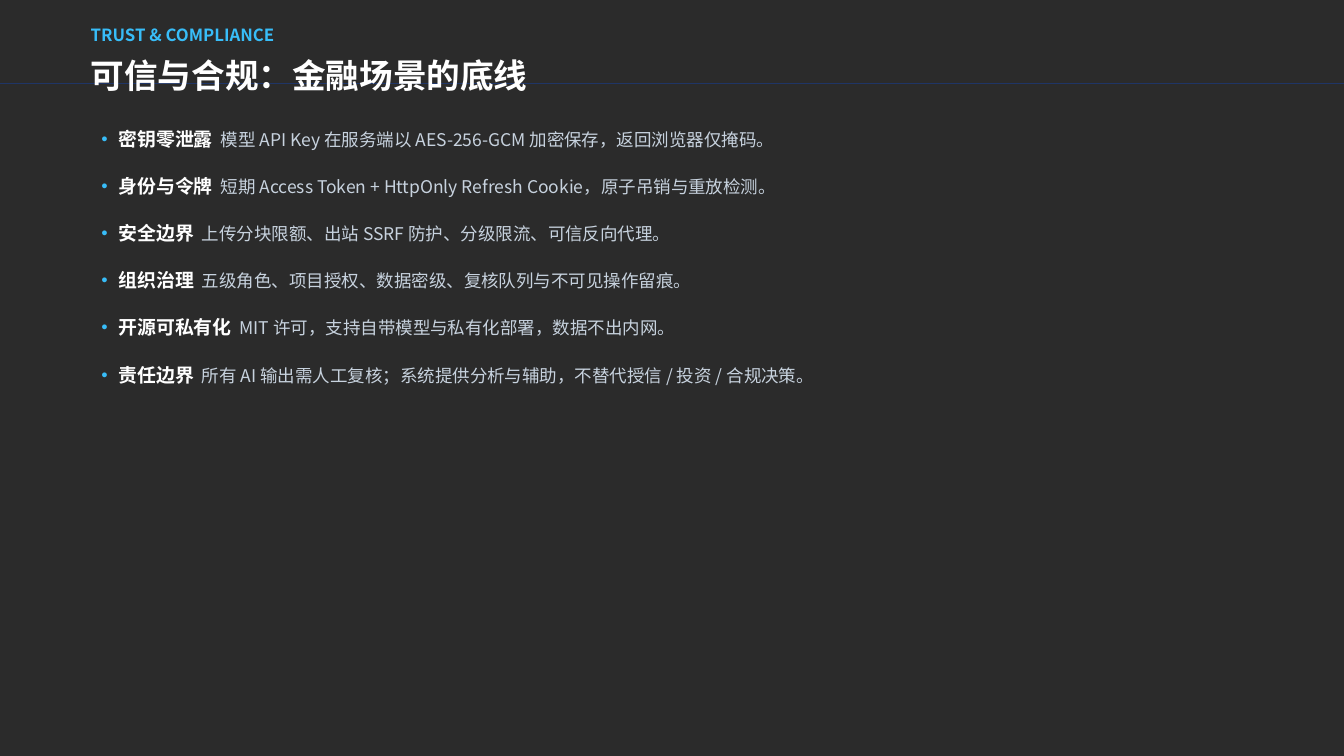
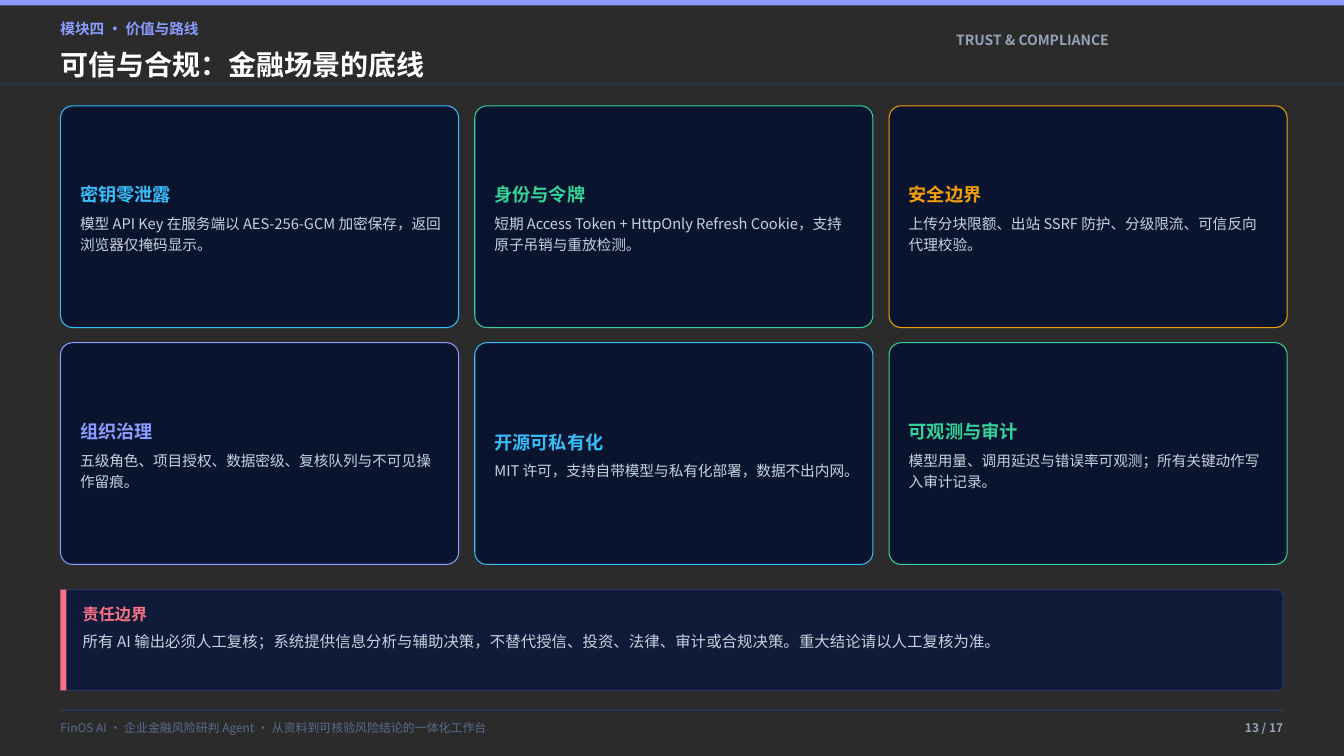
Before and after one commit to Leterhong/FinOS-AI, a slide deck: slide 13 of FinOS-AI-项目路演.pptx (slide 19 before the commit). Drawn at 1344x756 pixels with LibreOffice and Linux fonts; fonts in the diff are those of the drawing; background and template pictures are left out; a plain dark background stands for a picture behind light text. Boxes give left, top, right and bottom in pixels: in the first picture for what was removed or moved away, otherwise in the second. Text is boxed around its words. In the diff, an @@ line names an element or a change of style, - is before the commit and + after.

Commit message:
docs: 路演 PPT 精简为 17 页高密度四模块版，产品截图改用浅色模式

```diff
--- a/FinOS-AI-项目路演.pptx
+++ b/FinOS-AI-项目路演.pptx
@@ rectangle added at [0,0,1344,6], fill #8B9CFF @@
@@ text added at [60,21,199,36], 10.5 pt, text #8B9CFF, bold @@
+模块四 · 价值与路线
@@ text "TRUST & COMPLIANCE": place and size @@
-text "TRUST & COMPLIANCE" at [91,28,275,41]
+text "TRUST & COMPLIANCE" at [956,34,1109,45]
@@ text "TRUST & COMPLIANCE" at [956,34,1109,45]: size 12 to 10 pt, text colour #38BDF8 to #94A3B8; alignment left to right; line spacing 1.25 to 1.2 @@
@@ text "可信与合规：金融场景的底线": place and size @@
-text "可信与合规：金融场景的底线" at [91,59,528,91]
+text "可信与合规：金融场景的底线" at [60,51,425,78]
@@ text "可信与合规：金融场景的底线" at [60,51,425,78]: size 24 to 20 pt; line spacing 1.25 to 1.2 @@
@@ rounded rectangle added at [60,106,459,328], fill #0B142E, outline #38BDF8 0.75 pt, 10.5 pt, text #C7D2DE @@
+密钥零泄露
+模型 API Key 在服务端以 AES-256-GCM 加密保存，返回浏览器仅掩码显示。
@@ rounded rectangle added at [475,106,873,328], fill #0B142E, outline #34D399 0.75 pt, 10.5 pt, text #C7D2DE @@
+身份与令牌
+短期 Access Token + HttpOnly Refresh Cookie，支持原子吊销与重放检测。
@@ rounded rectangle added at [889,106,1288,328], fill #0B142E, outline #F59E0B 0.75 pt, 10.5 pt, text #C7D2DE @@
+安全边界
+上传分块限额、出站 SSRF 防护、分级限流、可信反向代理校验。
@@ text removed at [119,130,814,385] @@
-· 密钥零泄露 模型 API Key 在服务端以 AES-256-GCM 加密保存，返回浏览器仅掩码。
-· 身份与令牌 短期 Access Token + HttpOnly Refresh Cookie，原子吊销与重放检测。
-· 安全边界 上传分块限额、出站 SSRF 防护、分级限流、可信反向代理。
-· 组织治理 五级角色、项目授权、数据密级、复核队列与不可见操作留痕。
-· 开源可私有化 MIT 许可，支持自带模型与私有化部署，数据不出内网。
-· 责任边界 所有 AI 输出需人工复核；系统提供分析与辅助，不替代授信 / 投资 / 合规决策。
@@ rounded rectangle added at [60,343,459,565], fill #0B142E, outline #8B9CFF 0.75 pt, 10.5 pt, text #C7D2DE @@
+组织治理
+五级角色、项目授权、数据密级、复核队列与不可见操作留痕。
@@ rounded rectangle added at [475,343,873,565], fill #0B142E, outline #38BDF8 0.75 pt, 10.5 pt, text #C7D2DE @@
+开源可私有化
+MIT 许可，支持自带模型与私有化部署，数据不出内网。
@@ rounded rectangle added at [889,343,1288,565], fill #0B142E, outline #34D399 0.75 pt, 10.5 pt, text #C7D2DE @@
+可观测与审计
+模型用量、调用延迟与错误率可观测；所有关键动作写入审计记录。
@@ rounded rectangle added at [60,590,1284,691], fill #101B3A, outline #2A3A66 0.75 pt @@
@@ rectangle added at [60,590,67,691], fill #FB7185 @@
@@ text added at [83,606,999,650], 11 pt, text #C7D2DE @@
+责任边界
+所有 AI 输出必须人工复核；系统提供信息分析与辅助决策，不替代授信、投资、法律、审计或合规决策。重大结论请以人工复核为准。
@@ rectangle added at [60,710,1284,711], fill #2A3A66 @@
@@ text added at [60,722,487,735], 8.5 pt, text #5A6B8F @@
+FinOS AI · 企业金融风险研判 Agent · 从资料到可核验风险结论的一体化工作台
@@ text added at [1245,723,1283,732], 8.5 pt, text #94A3B8, bold @@
+13 / 17
```
Also in this commit, not shown: 13 other slides changed, 3 slides added, 8 slides removed, 14 other files.
